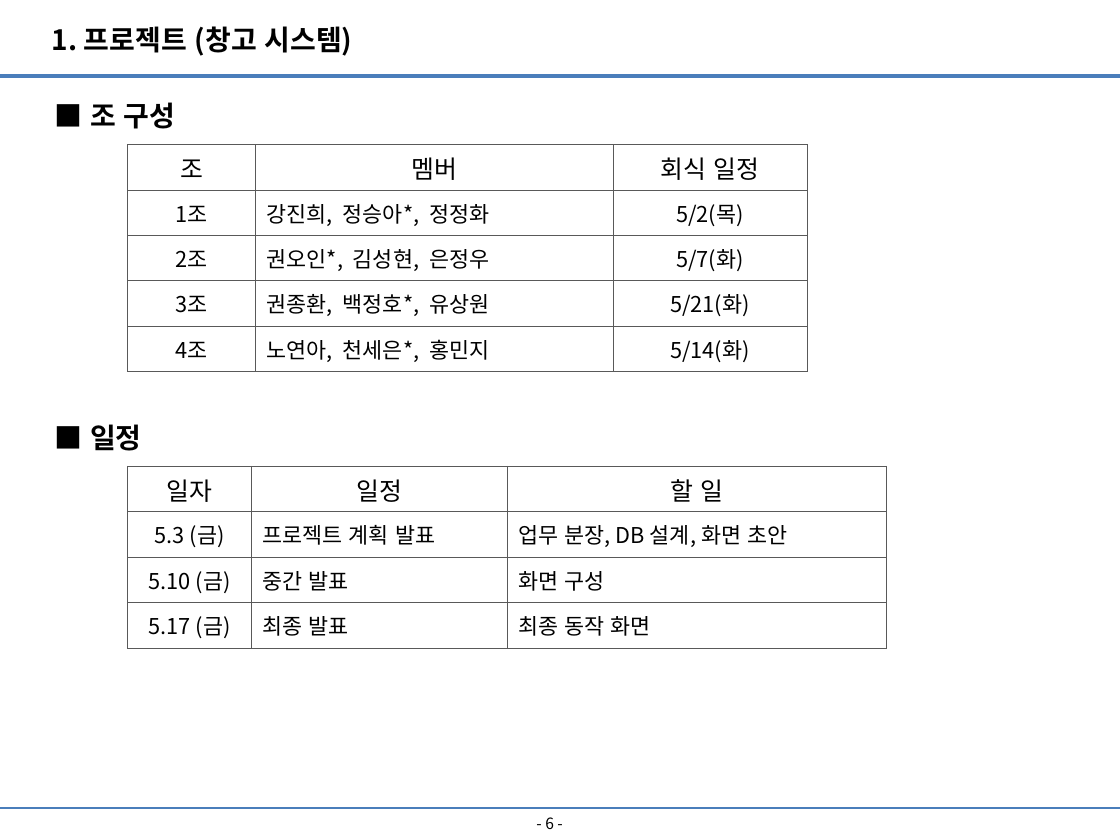
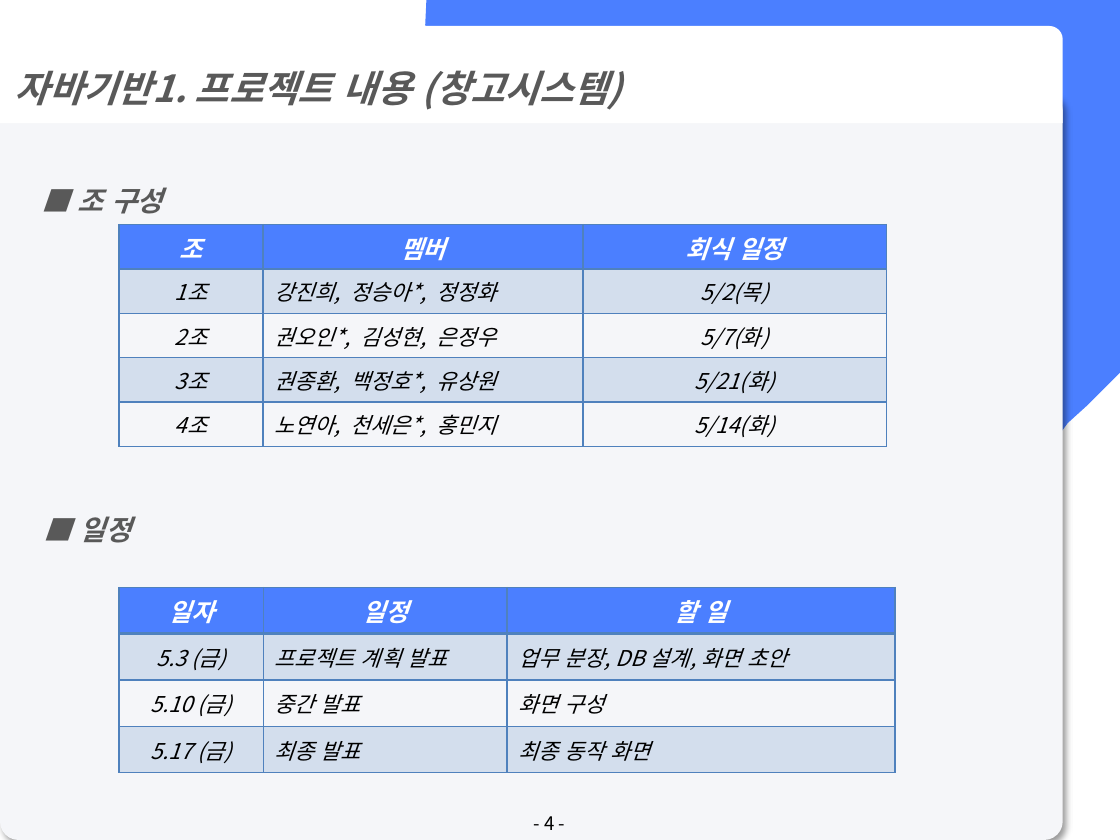
Before and after one commit to lx9203/fulfillmentBlue, a slide deck: slide 4 of file/PPT/Fulfillment 최종발표.pptx (slide 6 before the commit). Drawn at 1120x840 pixels with LibreOffice and Linux fonts; fonts in the diff are those of the drawing. Boxes give left, top, right and bottom in pixels: in the first picture for what was removed or moved away, otherwise in the second. Text is boxed around its words. In the diff, an @@ line names an element or a change of style, - is before the commit and + after.

```diff
--- a/file/PPT/Fulfillment 최종발표.pptx
+++ b/file/PPT/Fulfillment 최종발표.pptx
@@ round same rect added at [0, 26, 1063, 123], fill #FFFFFF, 24 pt, text #595959, bold, italic @@
+자바기반1. 프로젝트 내용 (창고시스템)
@@ text removed at [52, 26, 353, 56] @@
-1. 프로젝트 (창고 시스템)
@@ freeform shape added at [307, 0, 1120, 840], fill #4B7FFF @@
@@ line removed from (0, 76) to (1120, 76) @@
@@ rounded rectangle added at [0, 93, 1063, 840], fill #F5F6F9 @@
@@ text "■ 조 구성": place and size @@
-text "■ 조 구성" at [90, 102, 176, 129]
+text "■ 조 구성" at [78, 189, 163, 214]
@@ text "■ 조 구성" at [78, 189, 163, 214]: text colour #000000 to #595959, italic on @@
@@ table at [119, 225, 887, 447] @@
@@ fill none to #4B7FFF in row 1 @@
@@ fill none to #4F81BD at 20% opacity in 6 cells @@
@@ text colour #000000 to #FFFFFF, bold on in "조", "멤버", "회식 일정" @@
@@ italic on @@
@@ borders changed @@
@@ table: place and size @@
-table at [128, 144, 806, 372]
+table at [119, 225, 887, 447]
@@ text "■ 일정" at [79, 516, 131, 543]: text colour #000000 to #595959, italic on @@
@@ text "■ 일정": place and size @@
-text "■ 일정" at [90, 424, 142, 451]
+text "■ 일정" at [79, 516, 131, 543]
@@ table at [119, 588, 895, 773] @@
@@ fill none to #4B7FFF in row 1 @@
@@ fill none to #4F81BD at 20% opacity in 6 cells @@
@@ text colour #000000 to #FFFFFF, bold on in "일자", "일정", "할 일" @@
@@ italic on @@
@@ borders changed @@
@@ table: place and size @@
-table at [128, 466, 886, 647]
+table at [119, 588, 895, 773]
@@ line removed from (0, 808) to (1120, 808) @@
@@ page number at [544, 816, 554, 830]: text changed; size 10 to 12 pt @@
-- 6 -
+- 4 -
```
Also in this commit, not shown: 19 other slides changed, 3 slides added, 5 slides removed.
